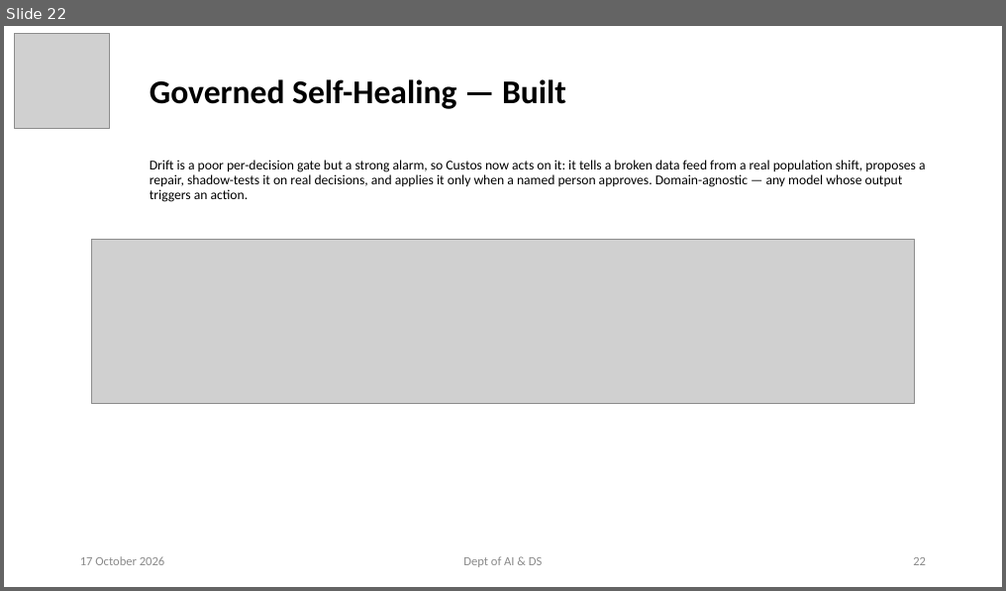
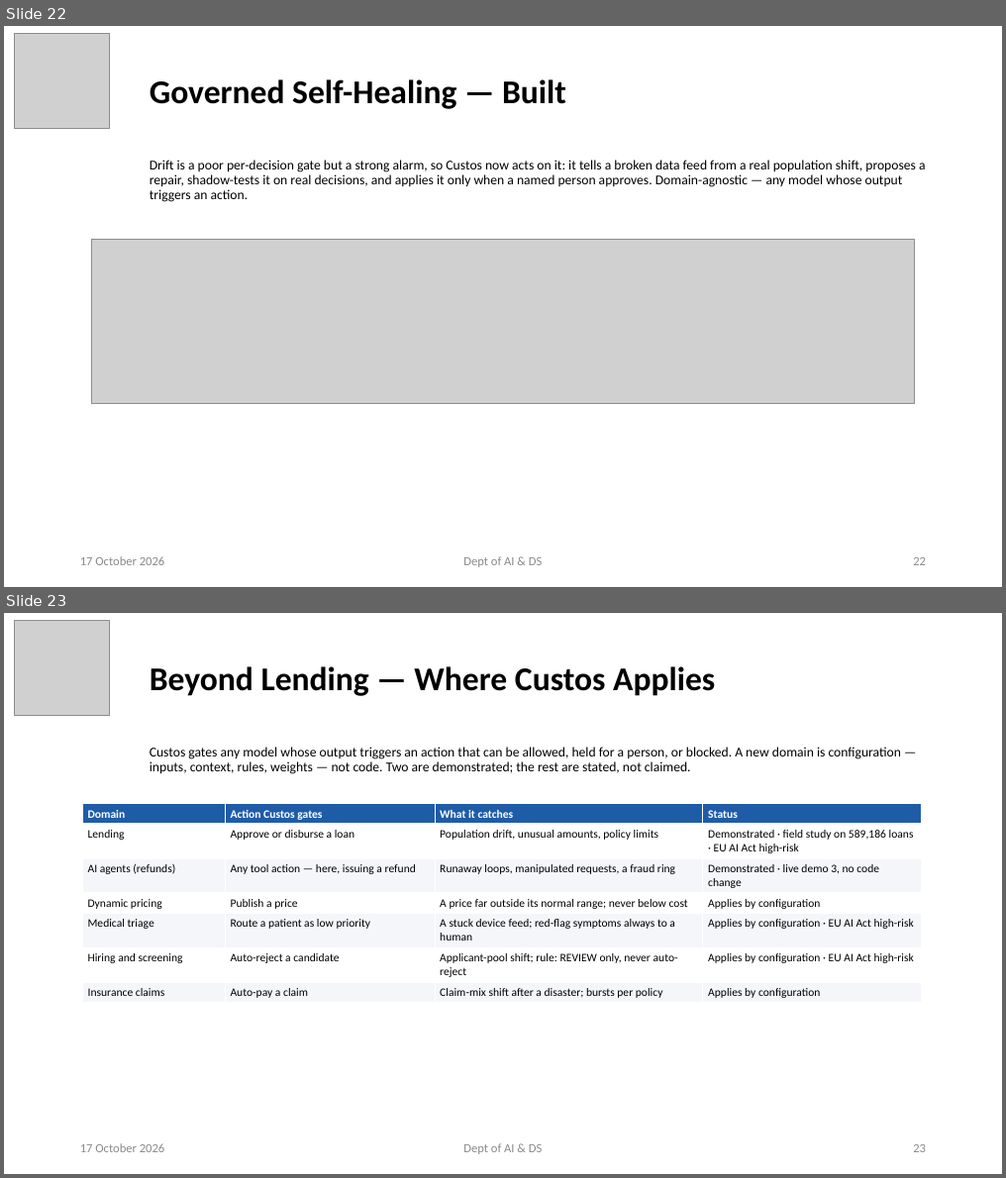
Before and after one commit to ayushpandey0201/custos, a slide deck: docs/presentations/Custos_Phase2_Review2.pptx. Shown one above the other, each under a label of ours: slide 22 before the commit, slides 22 and 23 after it. The pictures are 1006x591 and 1006x1178 pixels, drawn with LibreOffice and Linux fonts; fonts in the diff are those of the drawing; grey boxes stand for pictures. Boxes give left, top, right and bottom in pixels: in the first picture for what was removed or moved away, otherwise in the second. Text is boxed around its words. In the diff, an @@ line names an element or a change of style, - is before the commit and + after.

```diff
--- a/docs/presentations/Custos_Phase2_Review2.pptx
+++ b/docs/presentations/Custos_Phase2_Review2.pptx
@@ slide 23 added at (4,613,1002,1174), background #FFFFFF @@
@@ picture added at (15,620,110,715) @@
@@ title added at (150,666,715,696), 32 pt, text #000000, bold @@
+Beyond Lending — Where Custos Applies
@@ subtitle added at (150,747,901,774), 13 pt, text #000000 @@
+Custos gates any model whose output triggers an action that can be allowed, held for a person, or blocked. A new domain is configuration — inputs, context, rules, weights — not code. Two are demonstrated; the rest are stated, not claimed.
@@ table added at (82,804,921,1002), 7 rows, 4 columns @@
+Domain | Action Custos gates | What it catches | Status
+Lending | Approve or disburse a loan | Population drift, unusual amounts, policy limits | Demonstrated · field study on 589,186 loans · EU AI Act high-risk
+AI agents (refunds) | Any tool action — here, issuing a refund | Runaway loops, manipulated requests, a fraud ring | Demonstrated · live demo 3, no code change
+Dynamic pricing | Publish a price | A price far outside its normal range; never below cost | Applies by configuration
+Medical triage | Route a patient as low priority | A stuck device feed; red-flag symptoms always to a human | Applies by configuration · EU AI Act high-risk
+Hiring and screening | Auto-reject a candidate | Applicant-pool shift; rule: REVIEW only, never auto-reject | Applies by configuration · EU AI Act high-risk
+Insurance claims | Auto-pay a claim | Claim-mix shift after a disaster; bursts per policy | Applies by configuration
@@ text added at (80,1144,165,1153), 12 pt, text #8C8C8C @@
+17 October 2026
@@ text added at (463,1144,543,1155), 12 pt, text #8C8C8C @@
+Dept of AI & DS
@@ page number added at (913,1145,926,1153), 12 pt, text #8C8C8C @@
+23
```
Also in this commit, not shown: 1 slide changed, 3 other files.
